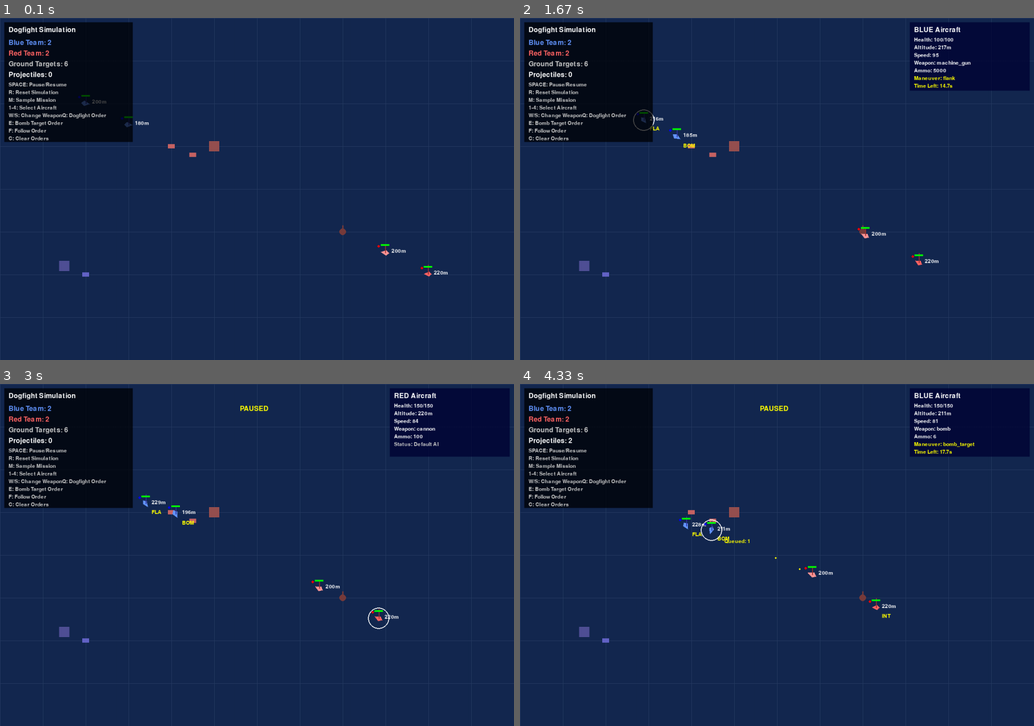
Above: before the commit, frames 1-4 (two rows, left to right).
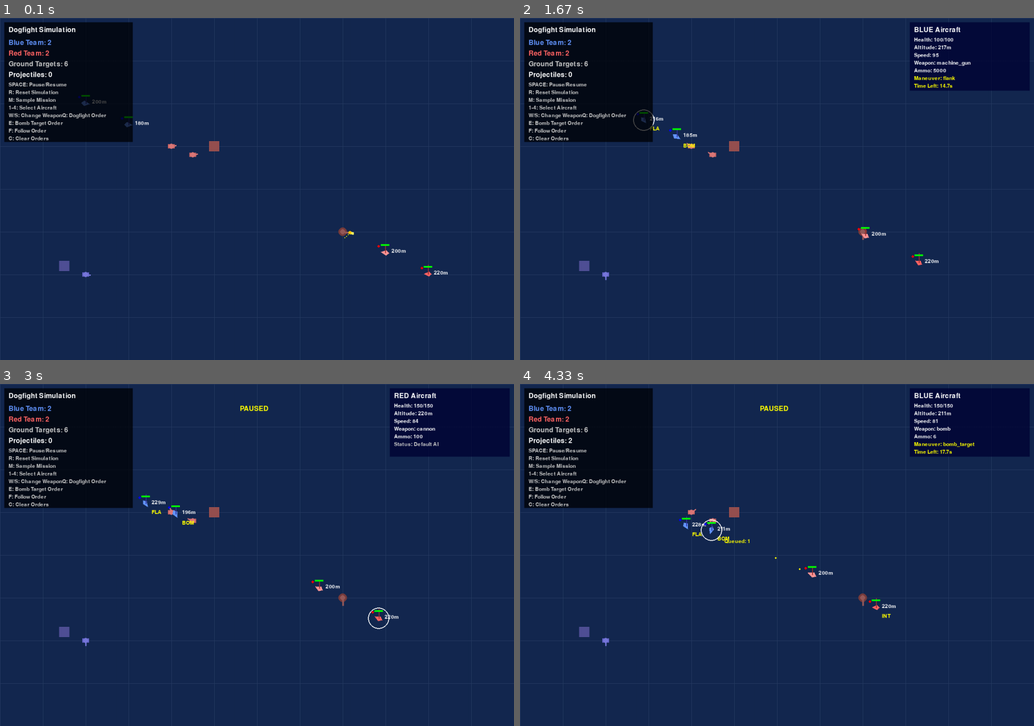
Above: after the commit, the same moments.

Repository: rrmhearts/dogfight
Game: pygame game, started from sim_pygame.py
Same seed, same stepped clock (60 frames per second), same inputs: the game is played once before the commit and once after it.
Inputs:
- Up to frame 1 (0.1 s): no input
- Up to frame 2 (1.67 s): tap one key every 0.33 s from 0.33 s: Enter M 1 G
- Up to frame 3 (3 s): hold W 1.67-2.13 s; tap Space at 1.73, 2.03, 2.23, 2.57, 2.97 s; tap 2 at 1.82 s; hold S 2.17-2.47 s; tap 3 at 2.32 s; hold W 2.5-2.87 s; hold S from 2.9 s (still down)
- Up to frame 4 (4.33 s): tap 2 at 3.05, 4.12 s; release S at 3.27 s; hold W 3.3-3.6 s; tap Space at 3.37, 4.03 s; tap 3 at 3.45 s; tap I at 3.63 s; hold S 3.97-4.27 s; hold W from 4.3 s (still down)

The runs differ from the first frame. In frame 1, less than 0.1% of the frame differs, in the area x 16-69%, y 36-76%; in frame 2, less than 0.1%; in frame 3, less than 0.1%; in frame 4, less than 0.1%.

Commit message:
turrets rotate toward planes

Diff:
--- a/sim_pygame.py
+++ b/sim_pygame.py
@@ -76,6 +76,11 @@
         self.last_shot_time = 0
         self.range = 400 if self.can_shoot else 0
 
+        # Turret rotation for AA guns and tanks
+        self.turret_angle = 0.0  # Current turret facing direction
+        self.target_turret_angle = 0.0  # Desired turret direction
+        self.turret_turn_rate = 2.0  # Radians per second
+
     def take_damage(self, damage):
         self.health -= damage
         if self.health <= 0:
@@ -83,12 +88,17 @@
             self.health = 0
 
     def update(self, dt, aircraft_list, projectiles_list):
-        if not self.alive or not self.can_shoot:
+        if not self.alive:
             return
 
+        # Update turret rotation
+        self.update_turret_rotation(dt)
+        self.update_tank_rotation(aircraft_list)
+
+        if not self.can_shoot:
+            return
+
         self.last_shot_time += dt
-        if self.last_shot_time < 2.0:  # Fire every 2 seconds
-            return
 
         # Find nearest enemy aircraft
         nearest_target = None
@@ -102,30 +112,100 @@
                     nearest_target = aircraft
 
         if nearest_target:
-            # Create anti-air projectile
-            self.last_shot_time = 0
+            # Calculate desired turret angle to target
             to_target = nearest_target.pos - self.pos
-            distance = np.linalg.norm(to_target)
-            direction = to_target / distance
-
-            aa_weapon = WeaponConfig(
-                weapon_type=WeaponType.CANNON,
-                damage=40,
-                range=self.range,
-                fire_rate=0.5,
-                velocity=600,
-                ammo_count=999,
-                blast_radius=10
-            )
-
-            projectile = Projectile(
-                self.pos[0], self.pos[1], self.pos[2],
-                direction[0] * aa_weapon.velocity,
-                direction[1] * aa_weapon.velocity,
-                direction[2] * aa_weapon.velocity,
-                aa_weapon, None, self.team
-            )
-            projectiles_list.append(projectile)
+            self.target_turret_angle = math.atan2(to_target[1], to_target[0])
+
+            # Only fire if turret is roughly pointing at target and enough time has passed
+            angle_diff = abs(self.turret_angle - self.target_turret_angle)
+            # Handle angle wrap-around
+            if angle_diff > math.pi:
+                angle_diff = 2 * math.pi - angle_diff
+
+            # Fire if turret is aimed within 15 degrees and cooldown is ready
+            if angle_diff < math.pi/12 and self.last_shot_time >= 2.0:
+                self.fire_at_target(nearest_target, projectiles_list)
+                self.last_shot_time = 0
+        else:
+            # No target - slowly return turret to neutral position (pointing north)
+            self.target_turret_angle = math.pi/2  # Point upward
+
+    def update_turret_rotation(self, dt):
+        """Smoothly rotate turret toward target angle"""
+        if abs(self.turret_angle - self.target_turret_angle) < 0.01:
+            self.turret_angle = self.target_turret_angle
+            return
+
+        # Calculate shortest rotation direction
+        angle_diff = self.target_turret_angle - self.turret_angle
+
+        # Normalize angle difference to [-pi, pi]
+        while angle_diff > math.pi:
+            angle_diff -= 2 * math.pi
+        while angle_diff < -math.pi:
+            angle_diff += 2 * math.pi
+
+        # Apply rotation with rate limit
+        max_rotation = self.turret_turn_rate * dt
+        if abs(angle_diff) <= max_rotation:
+            self.turret_angle = self.target_turret_angle
+        else:
+            self.turret_angle += max_rotation if angle_diff > 0 else -max_rotation
+
+        # Normalize turret angle to [0, 2*pi]
+        self.turret_angle = self.turret_angle % (2 * math.pi)
+
+    def update_tank_rotation(self, aircraft_list):
+        # Add this to the GroundTarget.update method, right after the turret rotation update:
+
+        # Tanks also rotate turrets toward nearest enemies (but don't shoot)
+        if self.target_type == "tank":
+            nearest_enemy = None
+            min_distance = float('inf')
+
+            for aircraft in aircraft_list:
+                if aircraft.team != self.team and aircraft.alive:
+                    distance = np.linalg.norm(aircraft.pos - self.pos)
+                    if distance < 300 and distance < min_distance:  # Tanks track at shorter range
+                        min_distance = distance
+                        nearest_enemy = aircraft
+
+            if nearest_enemy:
+                # Point turret at enemy
+                to_enemy = nearest_enemy.pos - self.pos
+                self.target_turret_angle = math.atan2(to_enemy[1], to_enemy[0])
+            else:
+                # Return to neutral position
+                self.target_turret_angle = math.pi/2
+
+    def fire_at_target(self, target, projectiles_list):
+        """Fire at the specified target"""
+        to_target = target.pos - self.pos
+        distance = np.linalg.norm(to_target)
+        direction = to_target / distance
+
+        aa_weapon = WeaponConfig(
+            weapon_type=WeaponType.CANNON,
+            damage=40,
+            range=self.range,
+            fire_rate=0.5,
+            velocity=600,
+            ammo_count=999,
+            blast_radius=10
+        )
+
+        # Fire from turret position
+        turret_offset = np.array([math.cos(self.turret_angle), math.sin(self.turret_angle), 0]) * 10
+        fire_pos = self.pos + turret_offset
+
+        projectile = Projectile(
+            fire_pos[0], fire_pos[1], fire_pos[2],
+            direction[0] * aa_weapon.velocity,
+            direction[1] * aa_weapon.velocity,
+            direction[2] * aa_weapon.velocity,
+            aa_weapon, None, self.team
+        )
+        projectiles_list.append(projectile)
 
 class Projectile:
     def __init__(self, x, y, z, vx, vy, vz, weapon_config, target=None, team=None):
@@ -873,7 +953,7 @@
                                               parameters={'distance': 80, 'offset_angle': math.pi + 0.5}))
 
     def draw_ground_target(self, target):
-        """Draw a ground target"""
+        """Draw a ground target with rotating turret if applicable"""
         if not target.alive:
             return
 
@@ -888,8 +968,18 @@
             elif target.team == "red":
                 color = (200, 100, 100)
 
+            # Tank body
             pygame.draw.rect(self.screen, color, (x - 8, y - 5, 16, 10))
-            pygame.draw.circle(self.screen, color, (x, y), 4)
+
+            # Rotating turret
+            turret_color = tuple(min(255, c + 20) for c in color)  # Slightly brighter
+            pygame.draw.circle(self.screen, turret_color, (x, y), 6)
+
+            # Turret barrel
+            barrel_length = 12
+            barrel_end_x = x + math.cos(target.turret_angle) * barrel_length
+            barrel_end_y = y + math.sin(target.turret_angle) * barrel_length
+            pygame.draw.line(self.screen, turret_color, (x, y), (barrel_end_x, barrel_end_y), 3)
 
         elif target.target_type == "building":
             # Draw building as larger rectangle
@@ -902,15 +992,34 @@
             pygame.draw.rect(self.screen, color, (x - 12, y - 12, 24, 24))
 
         elif target.target_type == "aa_gun":
-            # Draw AA gun as circle with lines
+            # Draw AA gun as circle with rotating barrel
             color = (60, 60, 60)
             if target.team == "blue":
                 color = (60, 60, 120)
             elif target.team == "red":
                 color = (120, 60, 60)
 
-            pygame.draw.circle(self.screen, color, (x, y), 8)
-            pygame.draw.line(self.screen, color, (x, y), (x, y - 15), 3)
+            # Base platform
+            pygame.draw.circle(self.screen, color, (x, y), 10)
+
+            # Rotating gun mount
+            mount_color = tuple(min(255, c + 30) for c in color)
+            pygame.draw.circle(self.screen, mount_color, (x, y), 6)
+
+            # Gun barrel (longer than tank barrel)
+            barrel_length = 18
+            barrel_end_x = x + math.cos(target.turret_angle) * barrel_length
+            barrel_end_y = y + math.sin(target.turret_angle) * barrel_length
+            pygame.draw.line(self.screen, mount_color, (x, y), (barrel_end_x, barrel_end_y), 4)
+
+            # Muzzle flash effect when recently fired
+            if target.last_shot_time < 0.2:  # Show muzzle flash for 0.2 seconds after firing
+                flash_length = 8
+                flash_end_x = barrel_end_x + math.cos(target.turret_angle) * flash_length
+                flash_end_y = barrel_end_y + math.sin(target.turret_angle) * flash_length
+                # Bright yellow/orange muzzle flash
+                pygame.draw.line(self.screen, (255, 255, 100), (barrel_end_x, barrel_end_y), (flash_end_x, flash_end_y), 6)
+                pygame.draw.circle(self.screen, (255, 200, 0), (int(barrel_end_x), int(barrel_end_y)), 4)
 
         # Health bar for ground targets
         if target.health < target.max_health:
@@ -923,6 +1032,24 @@
                             (x - bar_width//2, y - target.size - 8, bar_width, bar_height))
             pygame.draw.rect(self.screen, (0, 255, 0),
                             (x - bar_width//2, y - target.size - 8, health_width, bar_height))
+
+        # Show targeting indicator for AA guns when they're tracking
+        if (target.target_type == "aa_gun" and target.can_shoot and
+            abs(target.turret_angle - target.target_turret_angle) > 0.1):
+            # Draw a small arc showing the turret is turning
+            arc_radius = 15
+            start_angle = target.turret_angle
+            end_angle = target.target_turret_angle
+
+            # Draw small dots to show rotation direction
+            for i in range(3):
+                angle_step = (end_angle - start_angle) * (i + 1) / 4
+                if abs(angle_step) > math.pi:
+                    angle_step = angle_step - 2*math.pi if angle_step > 0 else angle_step + 2*math.pi
+                dot_angle = start_angle + angle_step
+                dot_x = x + math.cos(dot_angle) * arc_radius
+                dot_y = y + math.sin(dot_angle) * arc_radius
+                pygame.draw.circle(self.screen, (255, 255, 0), (int(dot_x), int(dot_y)), 1)
 
     def project_3d_to_2d(self, pos_3d):
         """Project 3D position to 2D screen coordinates"""
